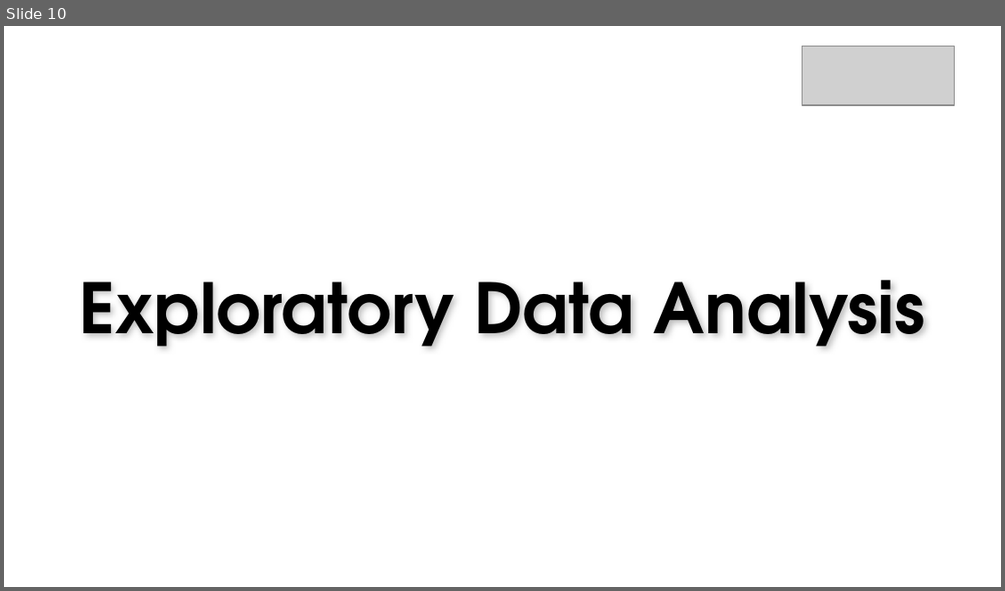
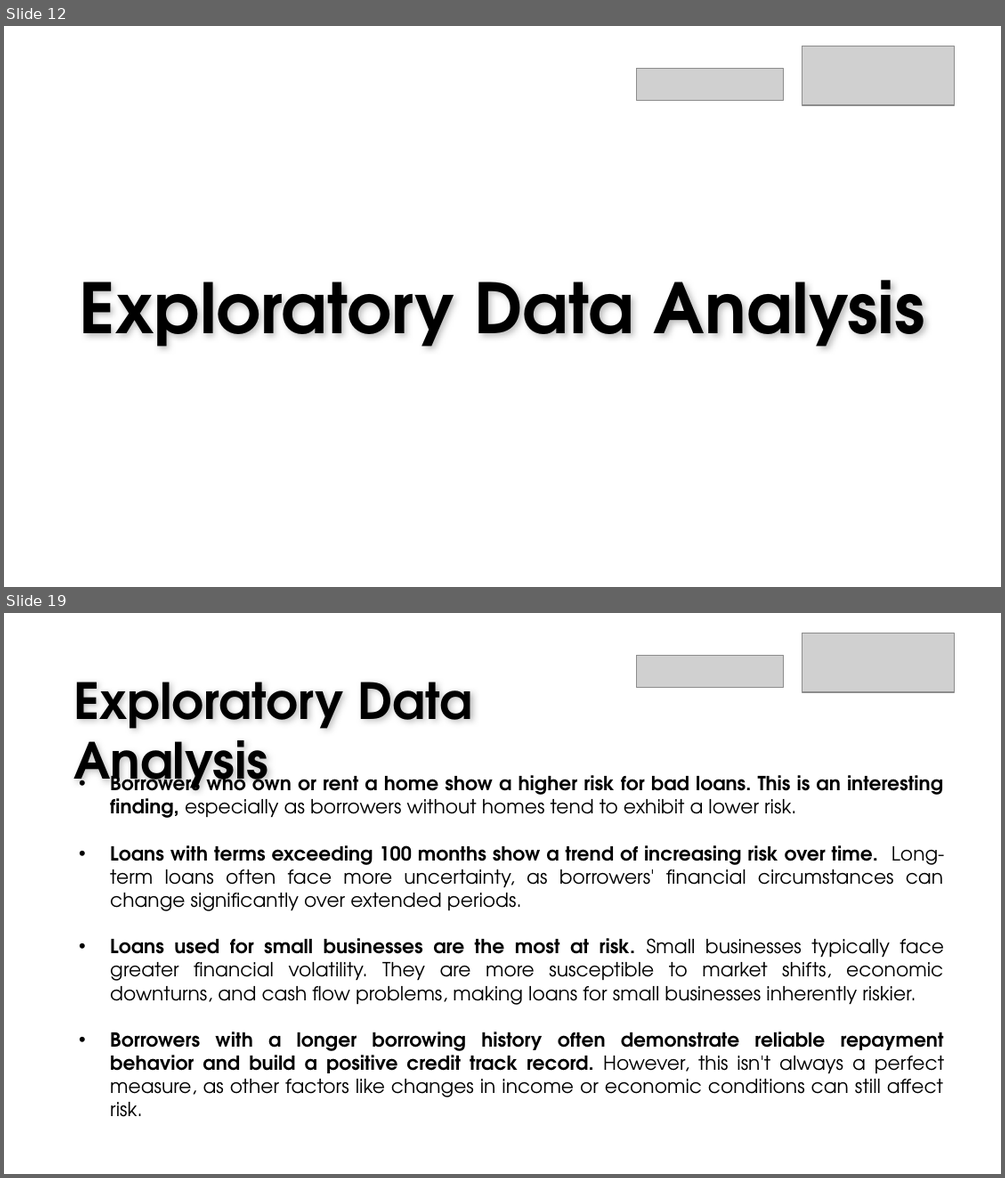
Before and after one commit to gisellehalim/idx-ds-vix-rakamin, a slide deck: PPT IDX Partners x Rakamin Academy.pptx. Shown one above the other, each under a label of ours: slide 10 before the commit, slides 12 and 19 after it; the slides between them are not shown. The pictures are 1005x591 and 1005x1178 pixels, drawn with LibreOffice and Linux fonts; fonts in the diff are those of the drawing; grey boxes stand for pictures; background and template pictures are left out. Boxes give left, top, right and bottom in pixels: in the first picture for what was removed or moved away, otherwise in the second. Text is boxed around its words. In the diff, an @@ line names an element or a change of style, - is before the commit and + after.

```diff
--- a/PPT IDX Partners x Rakamin Academy.pptx
+++ b/PPT IDX Partners x Rakamin Academy.pptx
@@ slide 19 added at (4, 613, 1001, 1174), background picture (left out) @@
@@ picture added at (801, 633, 954, 691) @@
@@ picture added at (637, 655, 784, 687) @@
@@ text added at (73, 682, 472, 799), 36 pt, text #000000, bold @@
+Exploratory Data Analysis
@@ text added at (110, 769, 945, 1117), 14 pt, text #000000 @@
+• Borrowers who own or rent a home show a higher risk for bad loans. This is an interesting finding, especially as borrowers without homes tend to exhibit a lower risk.
+• Loans with terms exceeding 100 months show a trend of increasing risk over time. Long-term loans often face more uncertainty, as borrowers' financial circumstances can change significantly over extended periods.
+• Loans used for small businesses are the most at risk. Small businesses typically face greater financial volatility. They are more susceptible to market shifts, economic downturns, and cash flow problems, making loans for small businesses inherently riskier.
+• Borrowers with a longer borrowing history often demonstrate reliable repayment behavior and build a positive credit track record. However, this isn't always a perfect measure, as other factors like changes in income or economic conditions can still affect risk.
@@ what was slide 10 is now slide 12 @@
@@ slide 12 changed as well @@
@@ picture added at (637, 68, 784, 100) @@
```
Also in this commit, not shown: 10 other slides changed, 29 other slides added, 12 slides removed, 3 other files.
